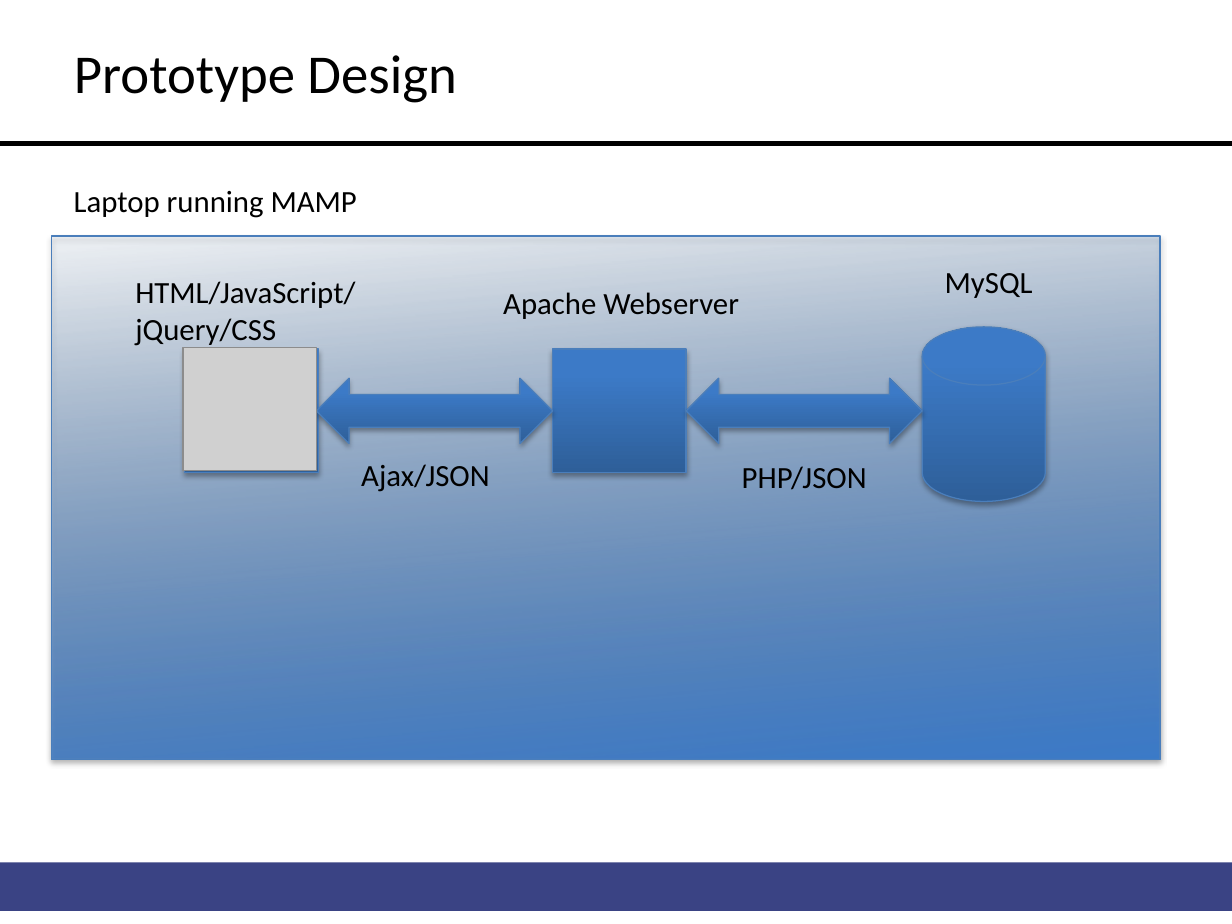
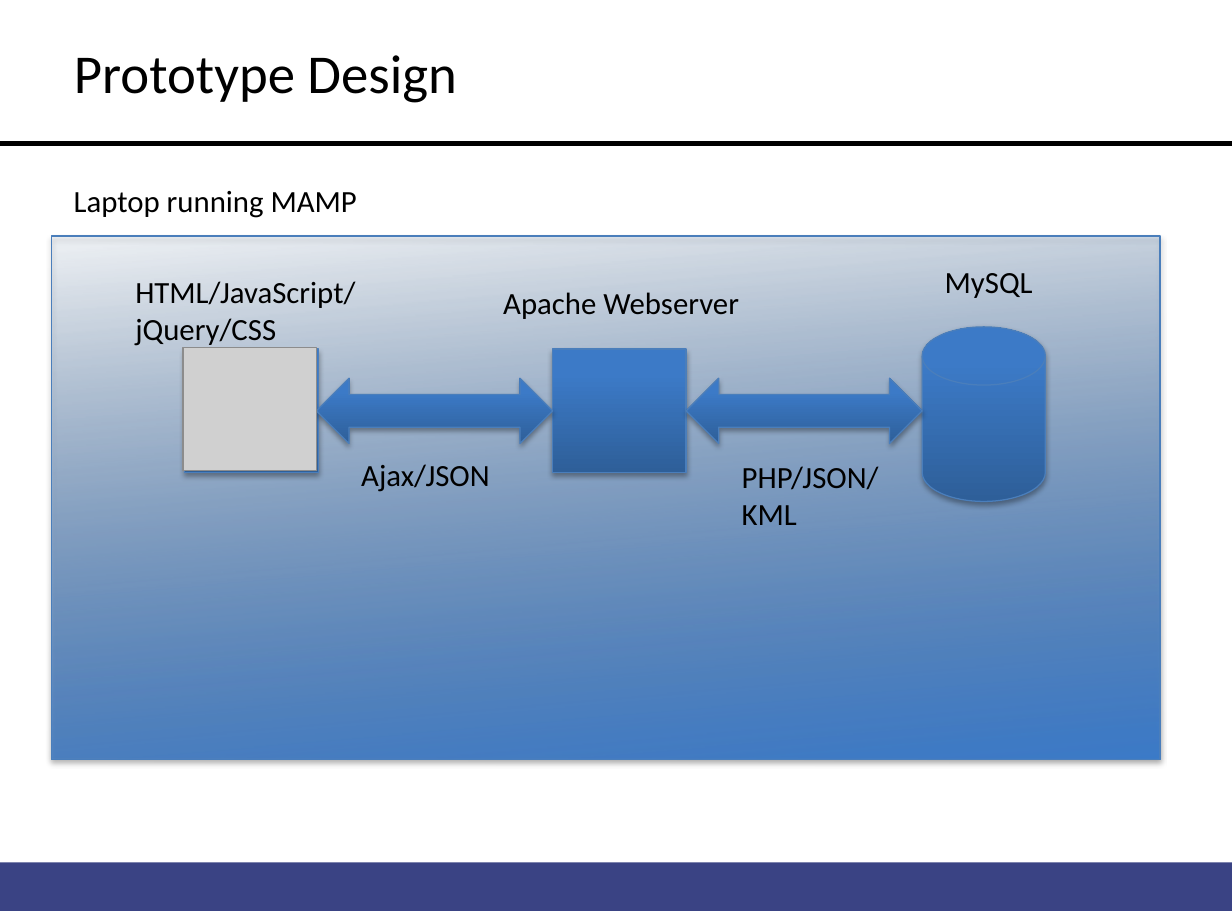
Before and after one commit to MissionSE/Initiatives, a slide deck: slide 4 of GoogleEarth/Google Earth Initiative.pptx. Drawn at 1232x924 pixels with LibreOffice and Linux fonts; fonts in the diff are those of the drawing; grey boxes stand for pictures; background and template pictures are left out. Boxes give left, top, right and bottom in pixels: in the first picture for what was removed or moved away, otherwise in the second. Text is boxed around its words. In the diff, an @@ line names an element or a change of style, - is before the commit and + after.

```diff
--- a/GoogleEarth/Google Earth Initiative.pptx
+++ b/GoogleEarth/Google Earth Initiative.pptx
@@ text at [742,466,879,525]: text changed @@
-PHP/JSON
+PHP/JSON/
+KML
```
Also in this commit, not shown: 4 other files.
